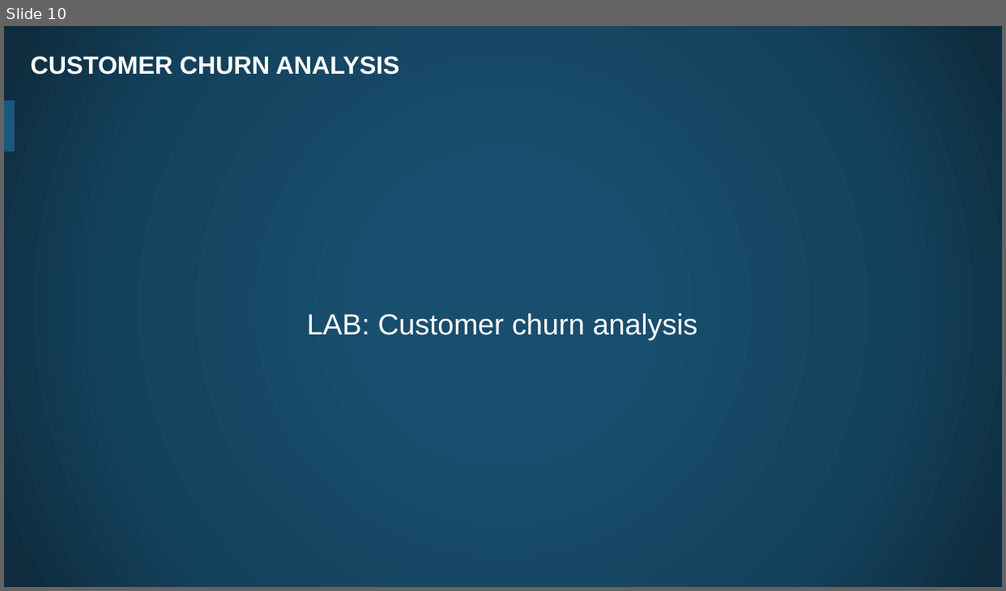
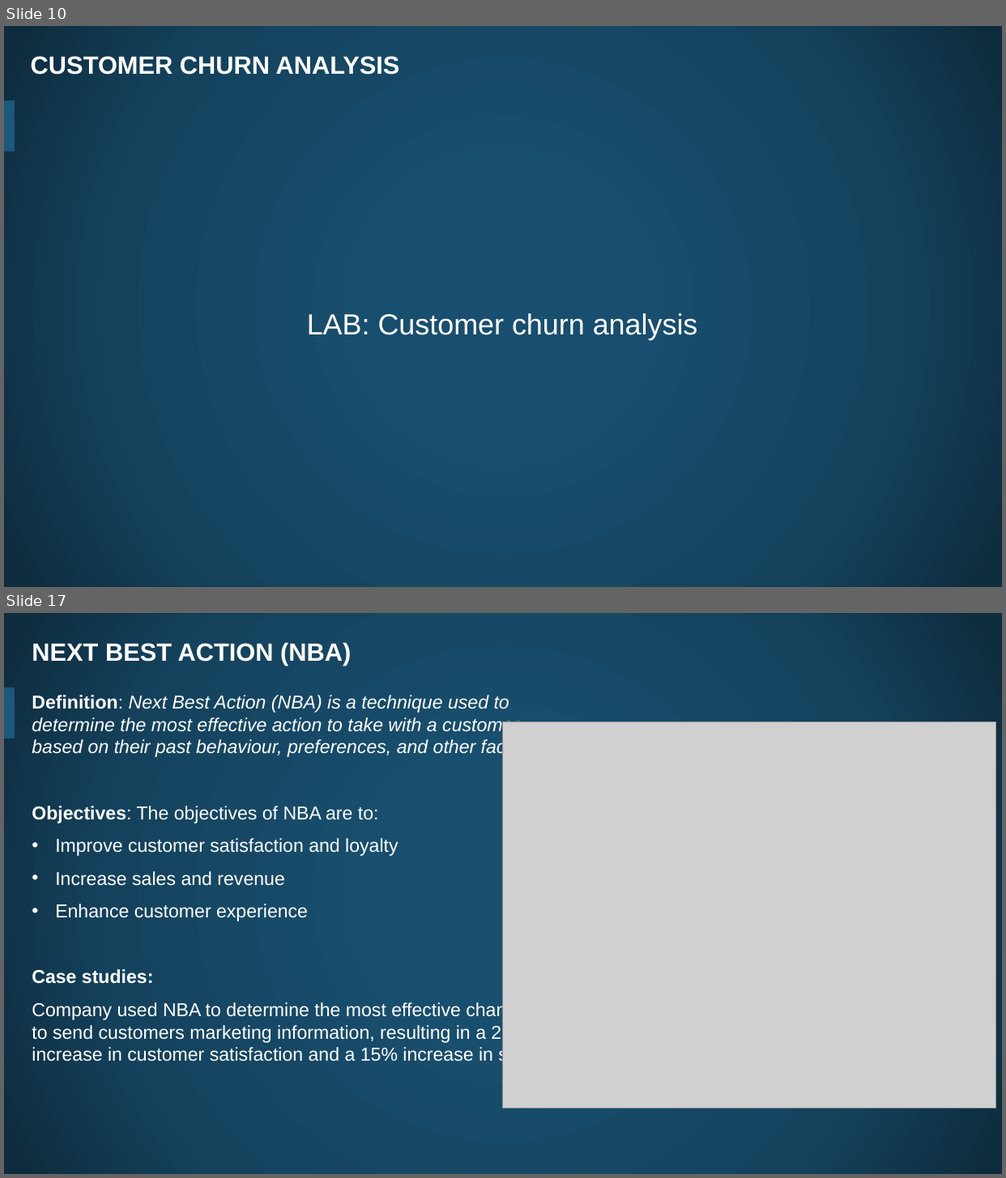
Before and after one commit to thehn/data-analytics-with-spark, a slide deck: slides/06. Spark Machine Learning - Labs Practice.pptx. Shown one above the other, each under a label of ours: slide 10 before the commit, slides 10 and 17 after it; the slides between them are not shown. The pictures are 1006x591 and 1006x1178 pixels, drawn with LibreOffice and Linux fonts; fonts in the diff are those of the drawing; grey boxes stand for pictures; background and template pictures are left out. Boxes give left, top, right and bottom in pixels: in the first picture for what was removed or moved away, otherwise in the second. Text is boxed around its words. In the diff, an @@ line names an element or a change of style, - is before the commit and + after.

```diff
--- a/slides/06. Spark Machine Learning - Labs Practice.pptx
+++ b/slides/06. Spark Machine Learning - Labs Practice.pptx
@@ slide 17 added at (4,613,1002,1174), background picture (left out); not listed: 1 template element that a slide beside it also shows @@
@@ title added at (32,642,351,666), 24 pt, text #FFFFFF, bold @@
+NEXT BEST ACTION (NBA)
@@ text added at (32,695,547,1066), 18 pt, text #FFFFFF @@
+Definition: Next Best Action (NBA) is a technique used to determine the most effective action to take with a customer, based on their past behaviour, preferences, and other factors.
+Objectives: The objectives of NBA are to:
+• Improve customer satisfaction and loyalty
+• Increase sales and revenue
+• Enhance customer experience
+Case studies:
+Company used NBA to determine the most effective channel to send customers marketing information, resulting in a 25% increase in customer satisfaction and a 15% increase in sales.
@@ picture added at (503,722,996,1109) @@
```
Also in this commit, not shown: 1 slide changed, 9 other slides added, 21 other files.
